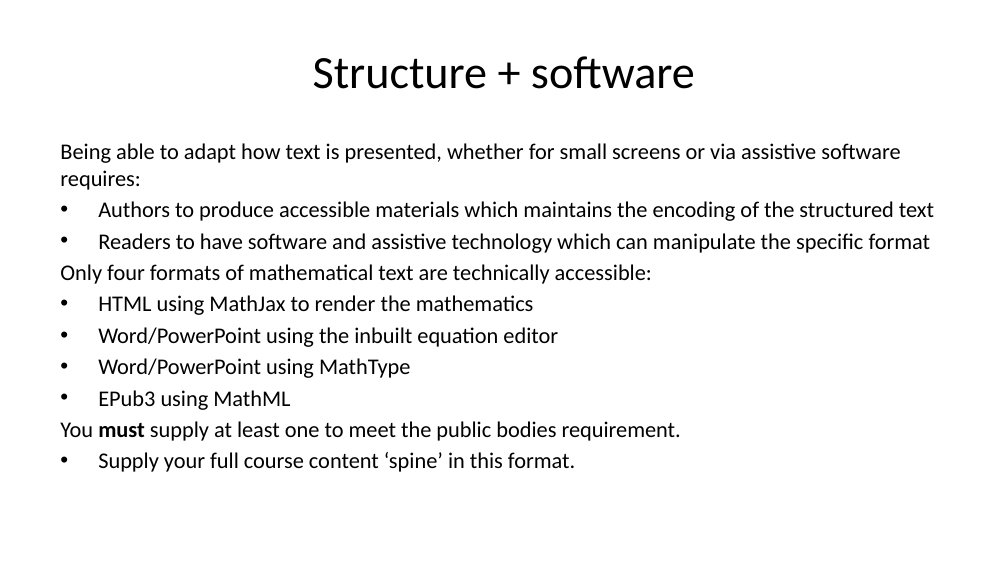
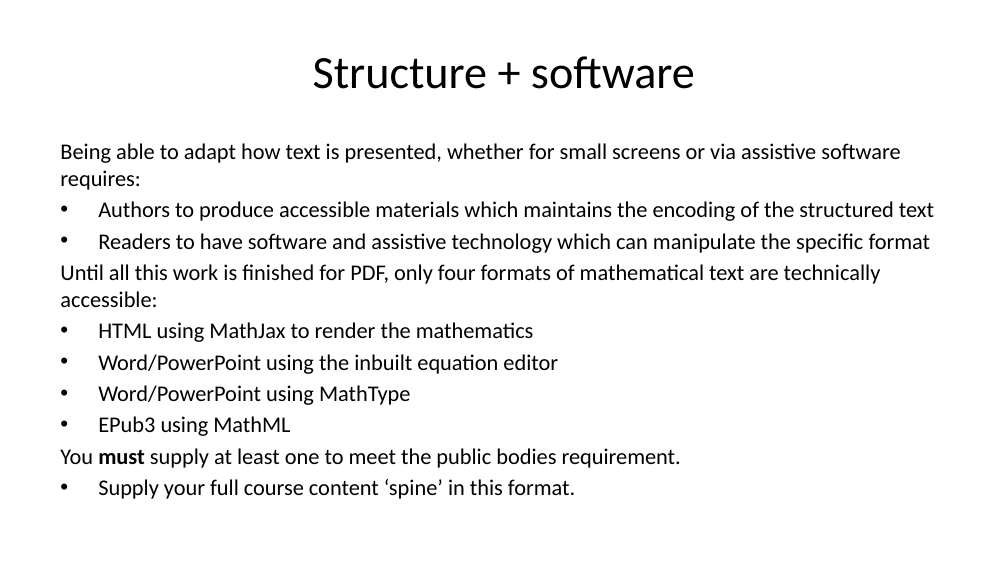
Before and after one commit to STEM-Enable/Quick-introduction-to-accessible-maths-2026, a slide deck: slide 11 of QuickIntroAccessibleMaths.pptx. Drawn at 1008x567 pixels with LibreOffice and Linux fonts; fonts in the diff are those of the drawing. Boxes give left, top, right and bottom in pixels: in the first picture for what was removed or moved away, otherwise in the second. Text is boxed around its words. In the diff, an @@ line names an element or a change of style, - is before the commit and + after.

```diff
--- a/QuickIntroAccessibleMaths.pptx
+++ b/QuickIntroAccessibleMaths.pptx
@@ text at (60,264,881,307): text changed @@
-Only four formats of mathematical text are technically accessible:
+Until all this work is finished for PDF, only four formats of mathematical text are technically accessible:
```
Also in this commit, not shown: 5 other slides changed, 7 other files.
